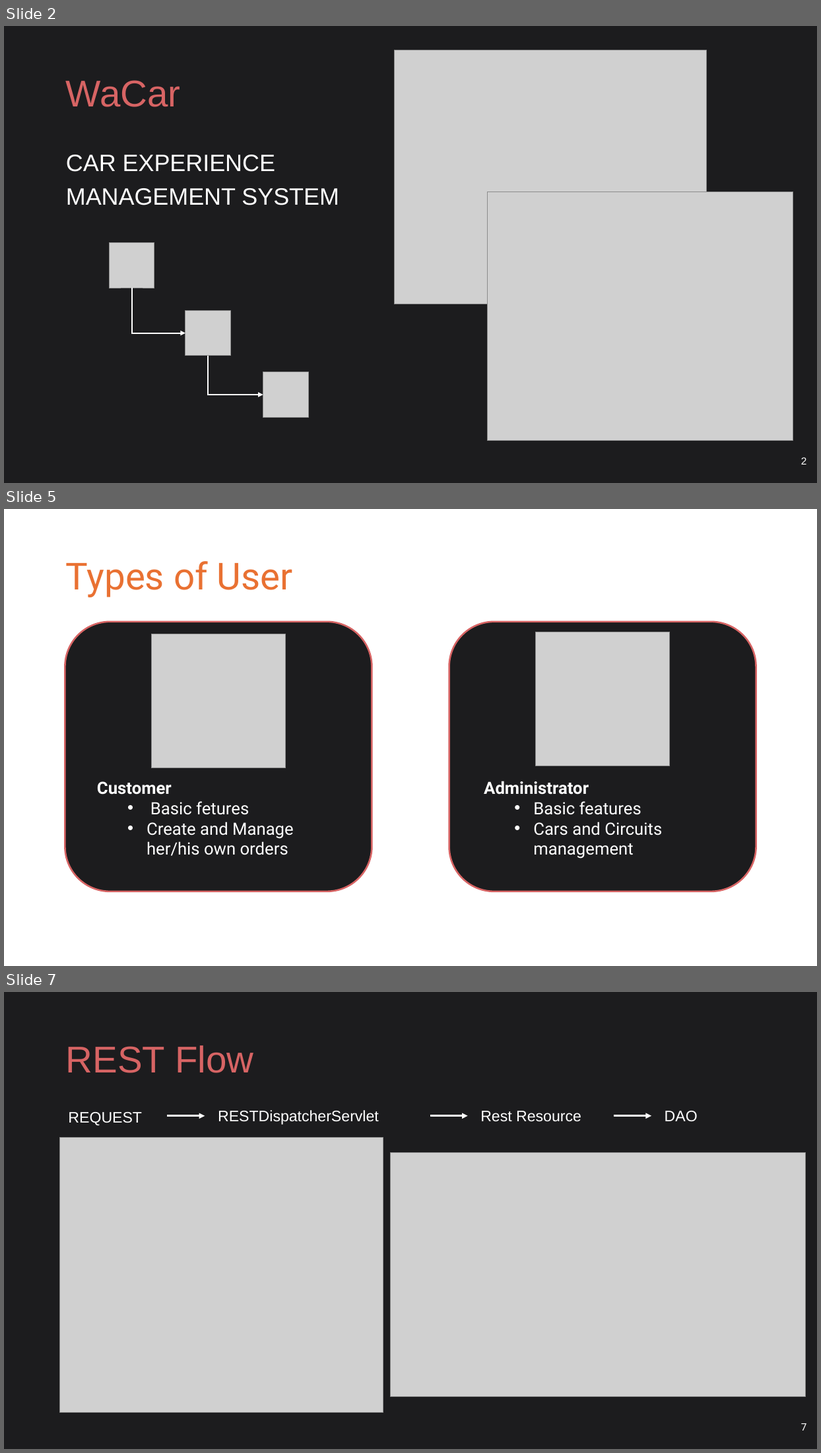
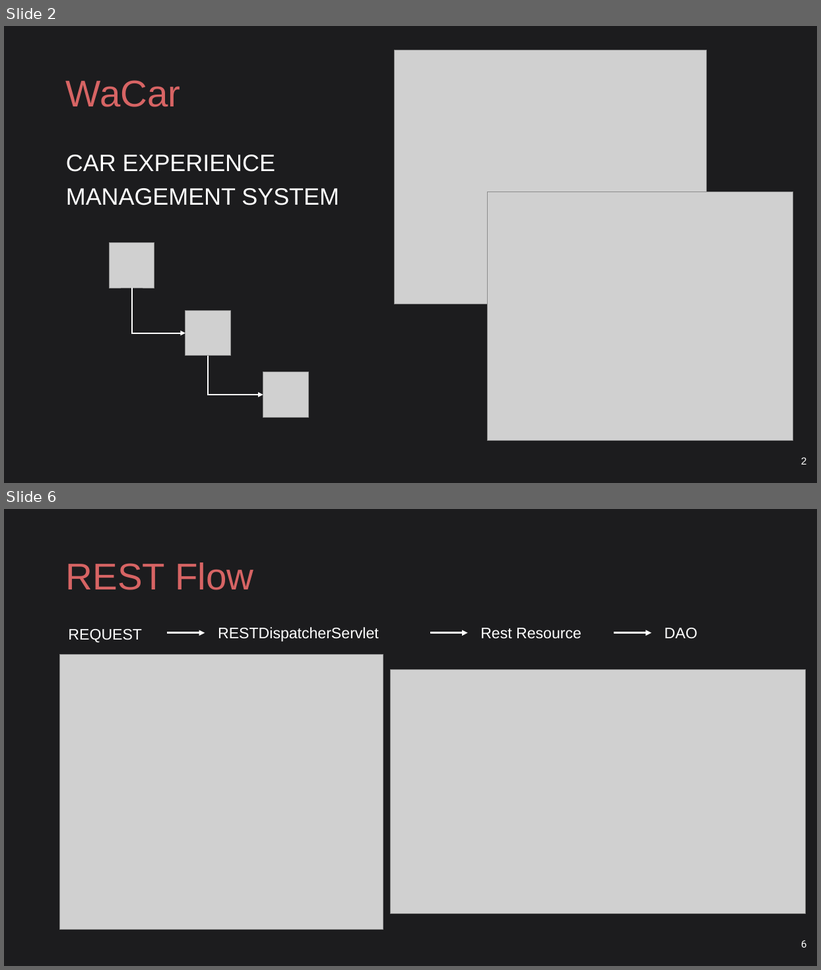
Before and after one commit to ludovicodimartino/webApplicationUniProject, a slide deck: WaCar.pptx. Shown one above the other, each under a label of ours: slides 2, 5 and 7 before the commit, slides 2 and 6 after it; the slides between them are not shown. The pictures are 821x1453 and 821x970 pixels, drawn with LibreOffice and Linux fonts; fonts in the diff are those of the drawing; grey boxes stand for pictures. Boxes give left, top, right and bottom in pixels: in the first picture for what was removed or moved away, otherwise in the second. Text is boxed around its words. In the diff, an @@ line names an element or a change of style, - is before the commit and + after.

```diff
--- a/WaCar.pptx
+++ b/WaCar.pptx
@@ slide 5 removed at [4, 509, 817, 966], background #FFFFFF @@
@@ title removed at [66, 561, 293, 597] @@
-Types of User
@@ rounded rectangle removed at [65, 622, 372, 892] @@
@@ rounded rectangle removed at [450, 622, 756, 892] @@
@@ picture removed at [151, 634, 285, 768] @@
@@ picture removed at [536, 632, 670, 766] @@
@@ text removed at [97, 782, 294, 856] @@
-Customer
-  • Basic fetures
-  • Create and Manage her/his own orders
@@ text removed at [484, 781, 662, 859] @@
-Administrator
-  • Basic features
-  • Cars and Circuits management
@@ what was slide 7 is now slide 6 @@
@@ page number at [801, 941, 807, 948]: text changed @@
-7
+6
```
Also in this commit, not shown: 8 slides changed, 2 slides added, 3 other slides removed, 2 other files.
